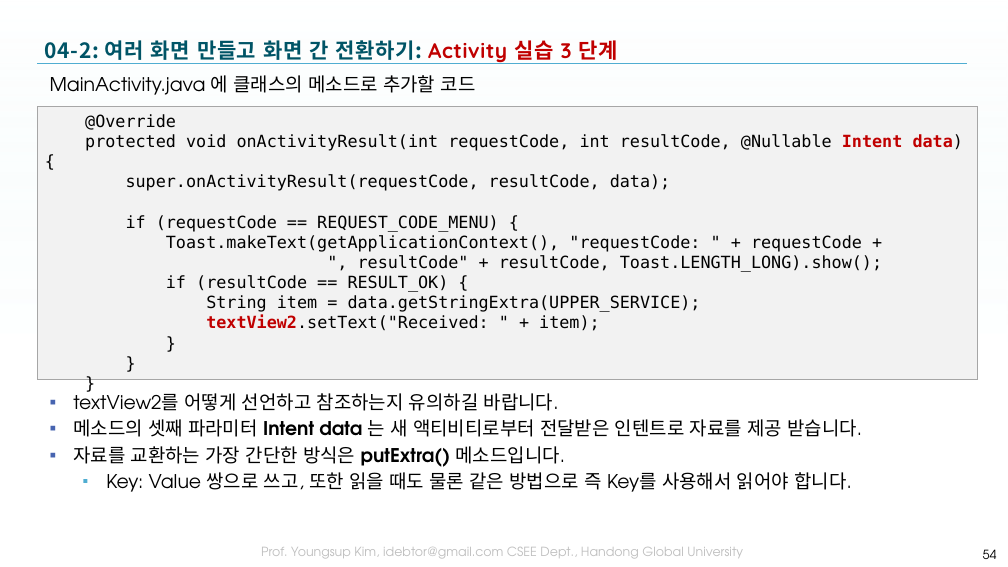
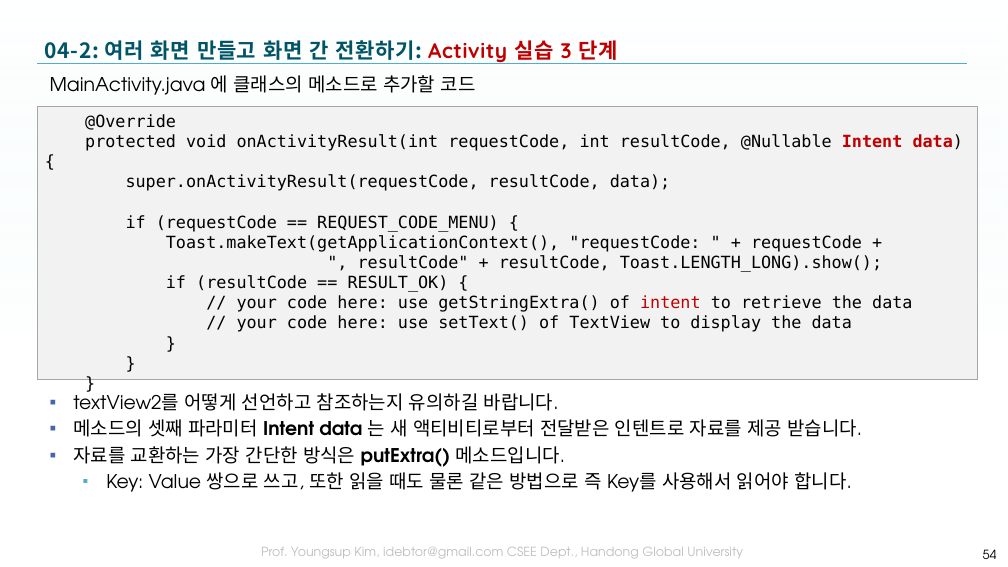
Before and after one commit to tae7841/HuStarAS, a slide deck: slide 54 of ppts/04Activity.pptx. Drawn at 1008x567 pixels with LibreOffice and Linux fonts; fonts in the diff are those of the drawing; background and template pictures are left out. Boxes give left, top, right and bottom in pixels: in the first picture for what was removed or moved away, otherwise in the second. Text is boxed around its words. In the diff, an @@ line names an element or a change of style, - is before the commit and + after.

```diff
--- a/ppts/04Activity.pptx
+++ b/ppts/04Activity.pptx
@@ text in rectangle at [237, 295, 912, 332]: text changed @@
-String item = data.getStringExtra(UPPER_SERVICE);
-textView2.setText("Received: " + item);
+// your code here: use getStringExtra() of intent to retrieve the data
+// your code here: use setText() of TextView to display the data
```
Also in this commit, not shown: 8 other slides changed, 15 slides added.
